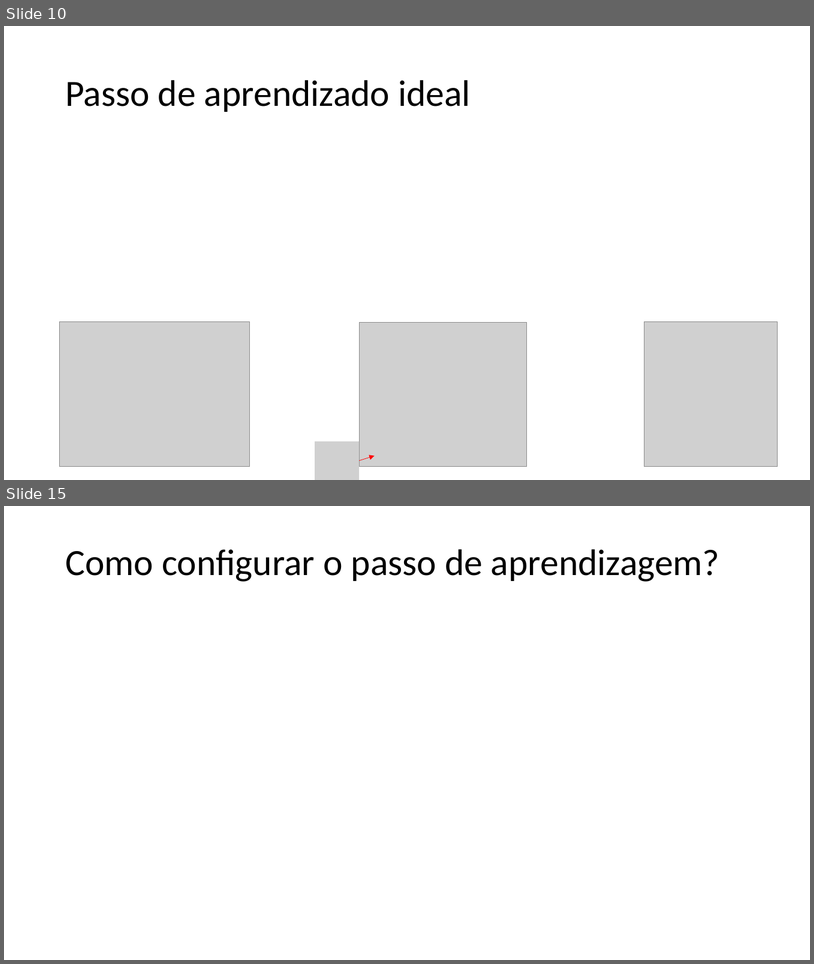
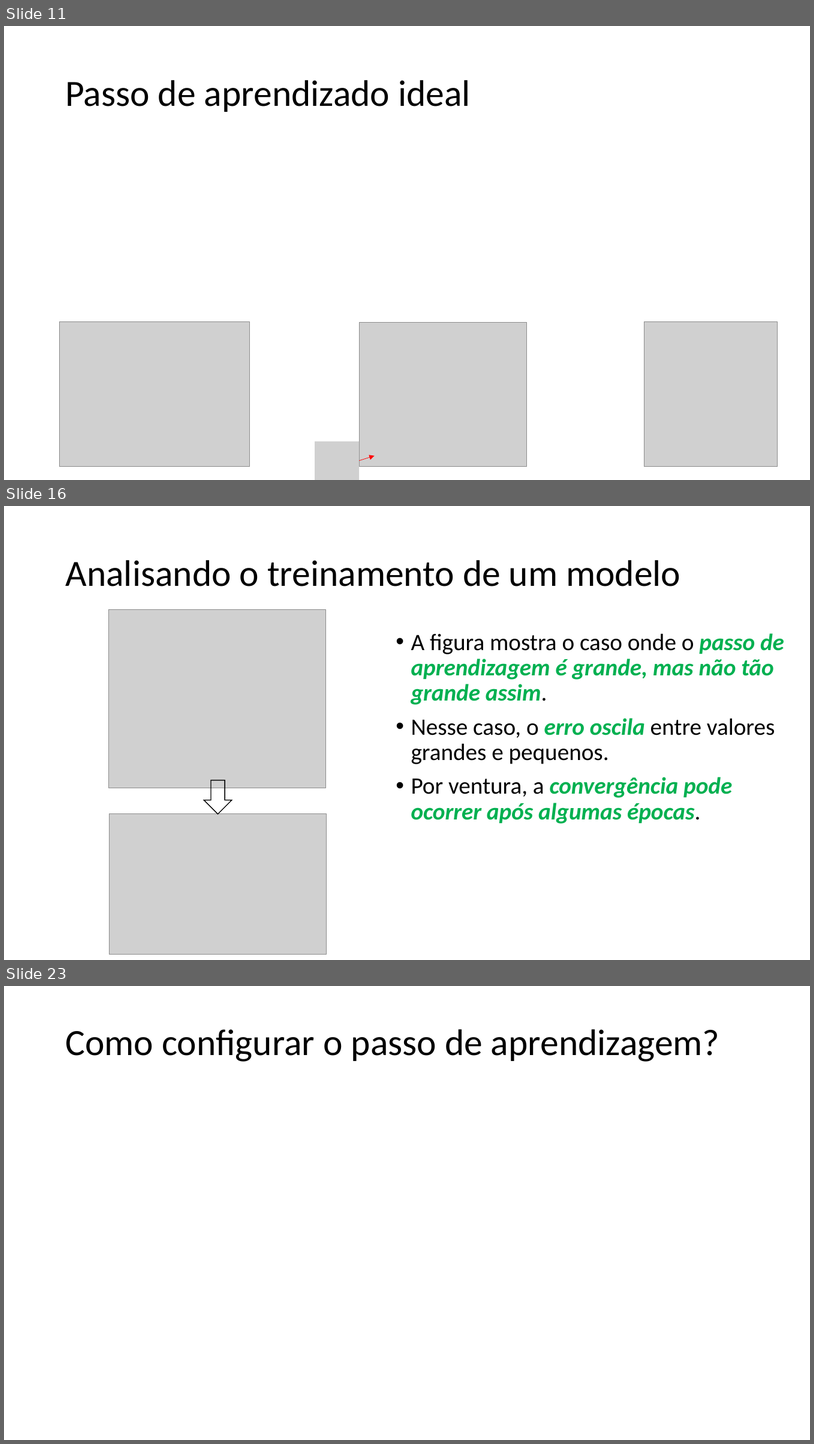
Before and after one commit to zz4fap/t319_aprendizado_de_maquina, a slide deck: slides/T319_Regressão_Linear (Parte III).pptx. Shown one above the other, each under a label of ours: slides 10 and 15 before the commit, slides 11, 16 and 23 after it; the slides between them are not shown. The pictures are 814x964 and 814x1444 pixels, drawn with LibreOffice and Linux fonts; fonts in the diff are those of the drawing; grey boxes stand for pictures. Boxes give left, top, right and bottom in pixels: in the first picture for what was removed or moved away, otherwise in the second. Text is boxed around its words. In the diff, an @@ line names an element or a change of style, - is before the commit and + after.

```diff
--- a/slides/T319_Regressão_Linear (Parte III).pptx
+++ b/slides/T319_Regressão_Linear (Parte III).pptx
@@ slide 16 added at <box>4,506,810,960</box>, background #FFFFFF @@
@@ title added at <box>65,560,681,586</box>, 44 pt, text #000000 @@
+Analisando o treinamento de um modelo
@@ picture added at <box>108,610,326,788</box> @@
@@ text added at <box>411,633,785,823</box>, 28 pt, text #00B050, bold, italic @@
+• A figura mostra o caso onde o passo de aprendizagem é grande, mas não tão grande assim.
+• Nesse caso, o erro oscila entre valores grandes e pequenos.
+• Por ventura, a convergência pode ocorrer após algumas épocas.
@@ right arrow added at <box>204,780,232,814</box>, outline #000000 1 pt @@
@@ picture added at <box>109,814,326,954</box> @@
@@ what was slide 10 is now slide 11 @@
@@ what was slide 15 is now slide 23 @@
```
Also in this commit, not shown: 1 slide changed, 11 other slides added, 3 slides removed, 6 other files.
